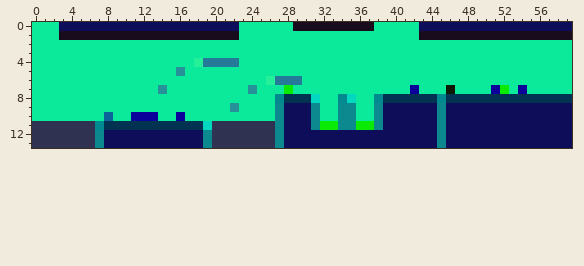
Edited in one commit: pixel-art sprite (res/lvls/9.png). Above, as it was before the edit.
The file is 60x14 pixels. Colours within 5 levels of each other are drawn and written as one.
After:
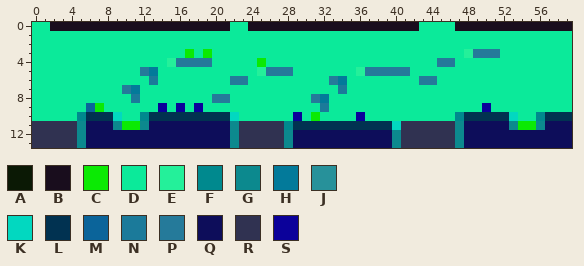
Palette (. is transparent): A #0b1905  B #190d1d  C #0bea04  D #0bea9a  E #24f09a  F #00898e  G #0c898e  H #037a9a  J #27919a  K #02d8c0  L #013251  M #0b649a  N #1b7a9a  P #257a9a  Q #0d0d5a  R #303251  S #0b019a
The edit:
Changed rows in their new state; - is an unchanged pixel.
first column x 2:
 0 BBBBBBBBBBBBBBBBBBBBD-BBBBB---------BBBBBDDDDBBBBBBBBBBBBB
 1 -DDDDDDDDDDDDDDDDDDDD--------------------DDDDDDDDDDDDDDDDD
 3 ---------------C-C----------------------------EPPP--------
 4 -------------EPPP-DDD--C-------------------PP-------------
 5 ----------PH--D--------EPPP-------EPPPPP------------------
 6 -----------N--------PP--DDDD---PH--------PP---------------
 7 --------PH--D---------D---D-----N-------D---D----DD-D-----
 8 ---------N--------PP-----DDDDPH-DD--DDDDDDDDDDDDDDDDDDDDDD
 9 ----MC------S-S-S---D----DDDDDN-DD--DDDDDDDDDDDDSDDDDDDDDD
10 ---FLLLK-DFLLLLLLLLLK----DDSDC--DDS-DDDDDDDDDFLLLLLKDDFLLL
11 ---GQQQGCCGQQQQQQQQQG----RFLLLLLLLLLLLKRRRRRRG-----GCCG---
12 ---GQQ-----------QQQG----RG-----------GRRRRRRG------------
13 ---GQQ-----------QQQG----RG-----------GRRRRRRG------------
Boxes around the changes in both pictures, in picture pixels (x1, y1, x2, y2):
changed: (50, 22, 572, 148)
